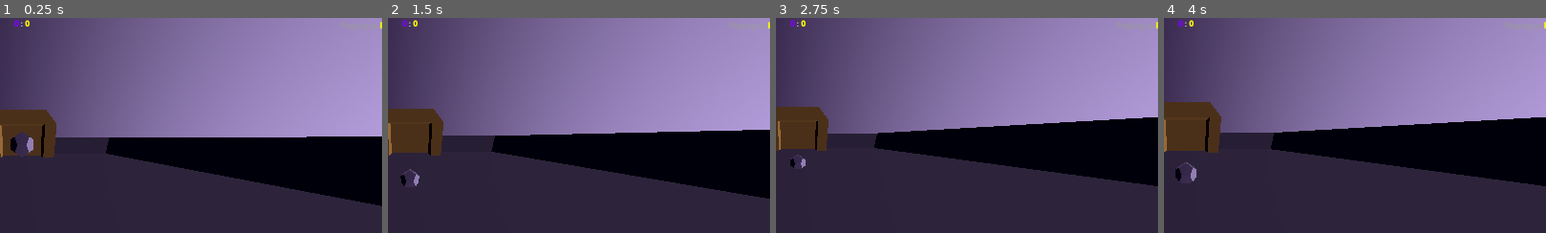
Above: before the commit, frames 1-4 (left to right).
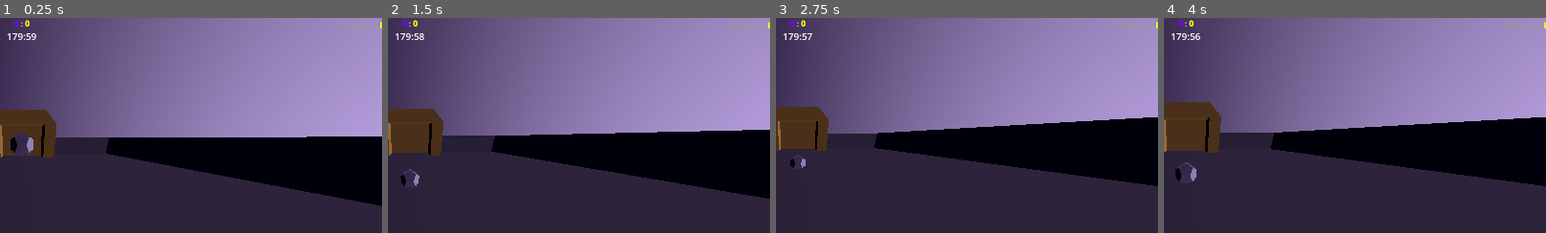
Above: after the commit, the same moments.

Repository: Matto58/dodecahedronfootball
Game: Godot game, scene res://maps/testmap.tscn
Same seed, same stepped clock (60 frames per second), same inputs: the game is played once before the commit and once after it. This scene is started directly instead of the project's main scene.
Inputs:
- Up to frame 1 (0.25 s): no input
- Up to frame 2 (1.5 s): hold D (right) 0.53-1.28 s; hold Shift (sprint) 0.53-1.28 s; tap Enter at 1.25 s; hold S (backward) from 1.28 s (still down); tap Space (yump) at 1.35 s
- Up to frame 3 (2.75 s): release S (backward) at 2.03 s; hold D (right) from 2.03 s (still down); hold Shift (sprint) from 2.03 s (still down)
- Up to frame 4 (4 s): tap Space (yump) at 2.75, 2.85 s; release D (right) at 2.78 s; release Shift (sprint) at 2.78 s; hold W (forward) 2.78-3.53 s; hold A (left) from 3.53 s (still down); hold Shift (sprint) from 3.53 s (still down)
The pictures show only the part of the screen within x 47-97%, y 0-50%; the shares and areas given below are measured in that part.

The runs differ from the first frame. In frame 1, 0.1% of the frame differs, in the area x 2-10%, y 7-11%; in frame 2, 0.1%; in frame 3, 0.1%; in frame 4, 0.1%.

Commit message:
[0.2.2] add timer to maps, invert scoring so that goals scored in a yellow goal now give points to the purple team and vice versa

Diff:
--- a/maps/testmap.tscn
+++ b/maps/testmap.tscn
@@ -27,10 +27,11 @@
 [sub_resource type="BoxShape3D" id="BoxShape3D_8vdae"]
 size = Vector3(250, 1, 250)
 
-[node name="Node3D" type="Node3D" unique_id=1450625905]
+[node name="Node3D" type="Node3D" unique_id=1450625905 node_paths=PackedStringArray("roundTimer")]
 script = ExtResource("1_6seei")
 title = "Testing Map"
 author = "ilo Kiso"
+roundTimer = NodePath("Timer")
 metadata/_custom_type_script = "uid://b5se86qylwv8l"
 
 [node name="ball" parent="." unique_id=95649449 instance=ExtResource("1_julm7")]
@@ -105,3 +106,6 @@
 [node name="goalyellow" parent="." unique_id=146667370 instance=ExtResource("5_7jtoi")]
 transform = Transform3D(-4.371139e-08, 0, 1, 0, 1, 0, -1, 0, -4.371139e-08, 18.5, 0, 0)
 isYellow = true
+
+[node name="Timer" type="Timer" parent="." unique_id=1400241490]
+wait_time = 10800.0
--- a/scenes/hud.tscn
+++ b/scenes/hud.tscn
@@ -68,6 +68,9 @@
 
 [sub_resource type="LabelSettings" id="LabelSettings_6fi6k"]
 font = SubResource("SystemFont_5ysmq")
+
+[sub_resource type="LabelSettings" id="LabelSettings_ahhtf"]
+font_size = 20
 
 [node name="HUD" type="Control" unique_id=1177158000]
 layout_mode = 3
@@ -141,3 +144,13 @@
 bbcode_enabled = true
 text = "[b]0 : 0[/b]"
 horizontal_alignment = 1
+
+[node name="timerlabel" type="Label" parent="." unique_id=1516134433]
+layout_mode = 0
+offset_left = 700.0
+offset_top = 24.0
+offset_right = 900.0
+offset_bottom = 47.0
+text = "7:30"
+label_settings = SubResource("LabelSettings_ahhtf")
+horizontal_alignment = 1
--- a/scripts/classes/map.gd
+++ b/scripts/classes/map.gd
@@ -6,3 +6,4 @@
 @export var title: String
 @export var author: String
 @export var maxPlayersPerTeam: int
+@export var roundTimer: Timer
--- a/scripts/map_logic.gd
+++ b/scripts/map_logic.gd
@@ -11,11 +11,16 @@
 	$player/Camera3D/HUD/RichTextLabel2.text = "[b][color=\"#7f00ff\"]%d[/color][/b] : [b][color=\"#ff0\"]%d[/color][/b]" % [scorePurple, scoreYellow]
 
 func onGoal(yello: bool):
-	if yello: scoreYellow += 1
-	else: scorePurple += 1
+	if yello: scorePurple += 1
+	else: scoreYellow += 1
 	$player/Camera3D/HUD/goallabel.label_settings.font_color = Color(1, 1, 0) if yello else Color(0.5, 0, 1)
 	$player/Camera3D/HUD/AnimationPlayer.play("goal")
 	updateScores()
+
+func timeToStr(seconds: float):
+	var minutes = int(seconds/60)
+	var secondsComponent = int(seconds - minutes*60)
+	return str(minutes) + ":" + str(secondsComponent).pad_zeros(2)
 
 # Called when the node enters the scene tree for the first time.
 func _ready() -> void:
@@ -35,6 +40,8 @@
 		#print("fuck")
 	)
 
+	roundTimer.start()
+
 # Called every frame. 'delta' is the elapsed time since the previous frame.
 func _process(delta: float) -> void:
-	pass
+	$player/Camera3D/HUD/timerlabel.text = timeToStr(roundTimer.time_left)
Not shown, changed: TODO.md
